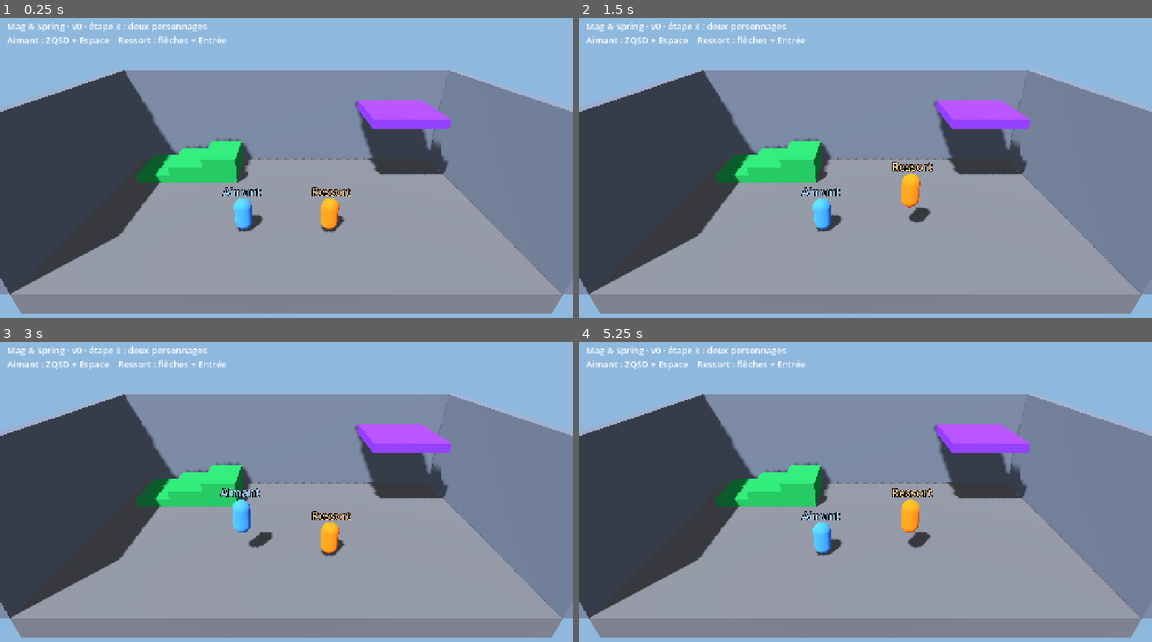
Above: before the commit, frames 1-4 (two rows, left to right).
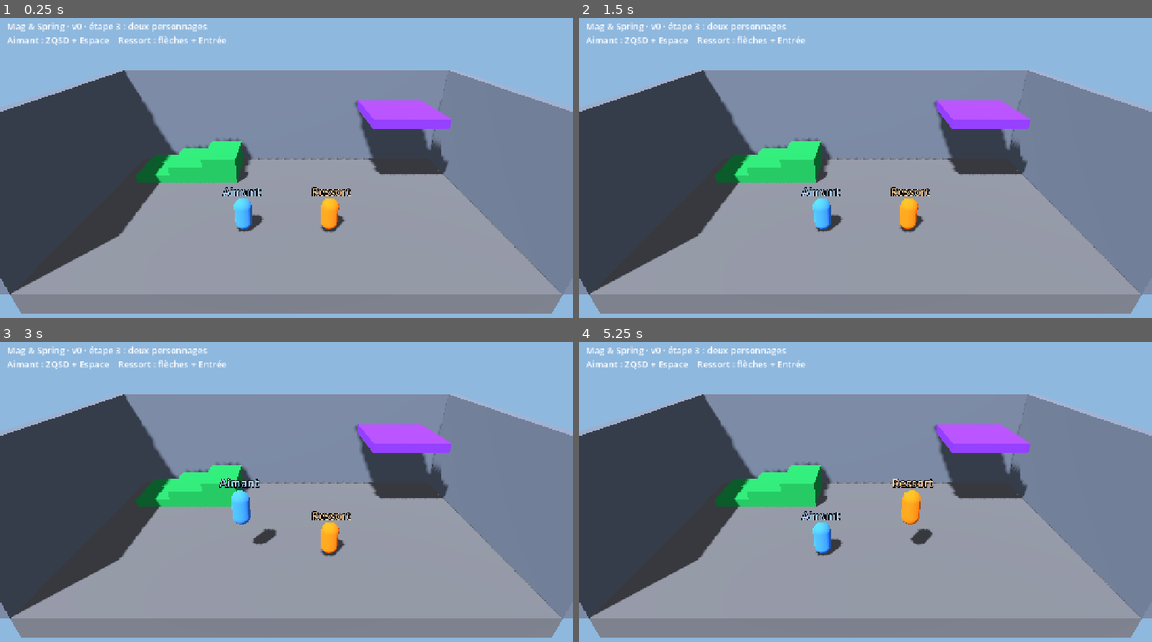
Above: after the commit, the same moments.

Repository: Aphyo/MagSpring
Game: Godot game, scene res://scenes/main.tscn
Two runs of this game, one before a commit and one after it. Both use one fixed random seed, a clock stepped at 60 frames per second and the inputs below.
Inputs:
- Up to frame 1 (0.25 s): no input
- Up to frame 2 (1.5 s): tap Enter at 0.5 s
- Up to frame 3 (3 s): tap Space at 2.75 s
- Up to frame 4 (5.25 s): tap Enter at 5 s

The runs differ from the first frame. In frame 2, 0.9% of the frame differs, in the area x 54-62%, y 47-72%; in frame 3, 0.6%; in frame 4, 0.6%.

Commit message:
Saut plus nerveux : gravité renforcée et chute plus rapide
Gravité x2,5 (x4 en redescendant) et force de saut 9,5 : même hauteur
(environ 1,9 m) mais temps en l'air divisé par presque deux.

Co-Authored-By: Claude Opus 5.5 <noreply@anthropic.com>
Claude-Session: https://claude.ai/code/session_01HXSnhPy7Hz3624mnDq2J47

Diff:
--- a/scripts/players/player.gd
+++ b/scripts/players/player.gd
@@ -15,8 +15,12 @@
 
 ## Vitesse de marche, en mètres par seconde.
 @export var vitesse: float = 5.0
-## Vitesse de départ du saut : 6 donne un saut d'environ 1,8 m.
-@export var force_saut: float = 6.0
+## Vitesse de départ du saut : 9,5 donne un saut d'environ 1,8 m avec la gravité renforcée.
+@export var force_saut: float = 9.5
+## Gravité multipliée : la gravité réelle paraît trop « lunaire » dans un jeu.
+@export var multiplicateur_gravite: float = 2.5
+## En redescendant, on tombe encore plus vite : le saut paraît plus nerveux.
+@export var multiplicateur_chute: float = 1.6
 ## Vitesse à laquelle le personnage se tourne vers sa direction.
 @export var vitesse_rotation: float = 12.0
 
@@ -38,8 +42,12 @@
 
 func _physics_process(delta: float) -> void:
 	# 1. Gravité : on tombe tant qu'on ne touche pas le sol.
+	#    Elle est renforcée, et encore plus quand on redescend.
 	if not is_on_floor():
-		velocity.y -= gravite * delta
+		var g := gravite * multiplicateur_gravite
+		if velocity.y < 0.0:
+			g *= multiplicateur_chute
+		velocity.y -= g * delta
 
 	# 2. Saut : seulement si on est posé au sol.
 	if Input.is_action_just_pressed(action("saut")) and is_on_floor():
